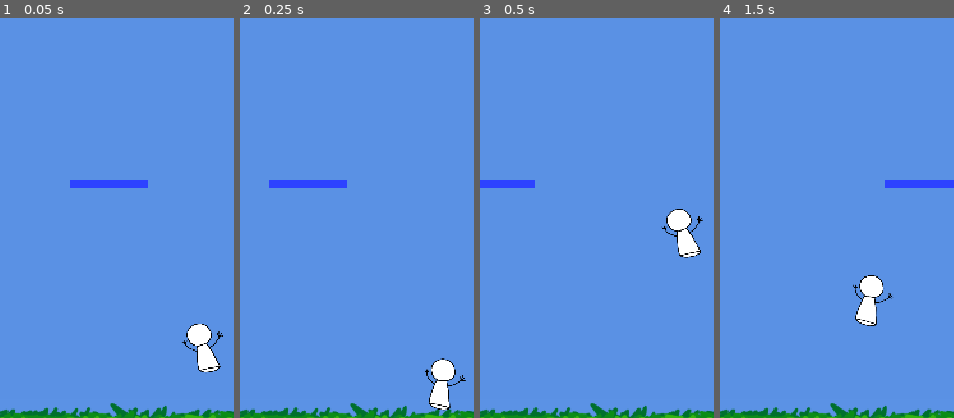
Above: before the commit, frames 1-4 (left to right).
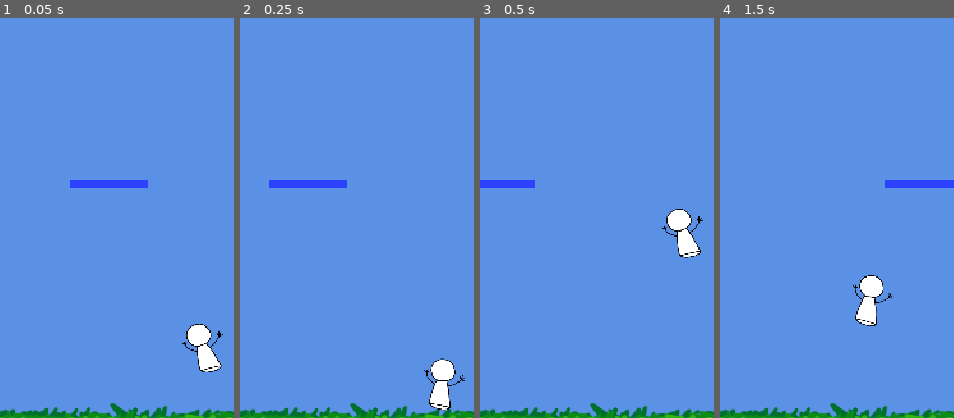
Above: after the commit, the same moments.

Repository: imLymei/mothers-day-game
Game: Godot game, scene res://Scenes/World/World.tscn
The game is run twice, just before and just after one commit, with the same random seed, the same clock (stepped at 60 frames per second) and the same inputs.
Inputs (mouse positions are % of the whole screen's width and height, from its top left):
- Up to frame 1 (0.05 s): no input
- Up to frame 2 (0.25 s): no input
- Up to frame 3 (0.5 s): no input
- Up to frame 4 (1.5 s): move the mouse to (72, 45) at 0.52 s; click (72, 45) at 0.67 s; drag from (30, 55) to (45, 70) at 1.27 s
The pictures show only the part of the screen within x 7-57%, y 50-100%; the shares and areas given below are measured in that part.

The runs differ from the first frame. In frame 1, 0.3% of the frame differs, in the area x 77-96%, y 76-89%; in frame 2, 0.2%; in frame 3, nothing differs; in frame 4, nothing differs.

Commit message:
fix: player animation on normal process

Diff:
--- a/Scenes/Player/Player.tscn
+++ b/Scenes/Player/Player.tscn
@@ -102,6 +102,7 @@
 
 [node name="AnimationPlayer" type="AnimationPlayer" parent="."]
 unique_name_in_owner = true
+callback_mode_process = 0
 libraries = {
 &"": SubResource("AnimationLibrary_h54ih")
 }
